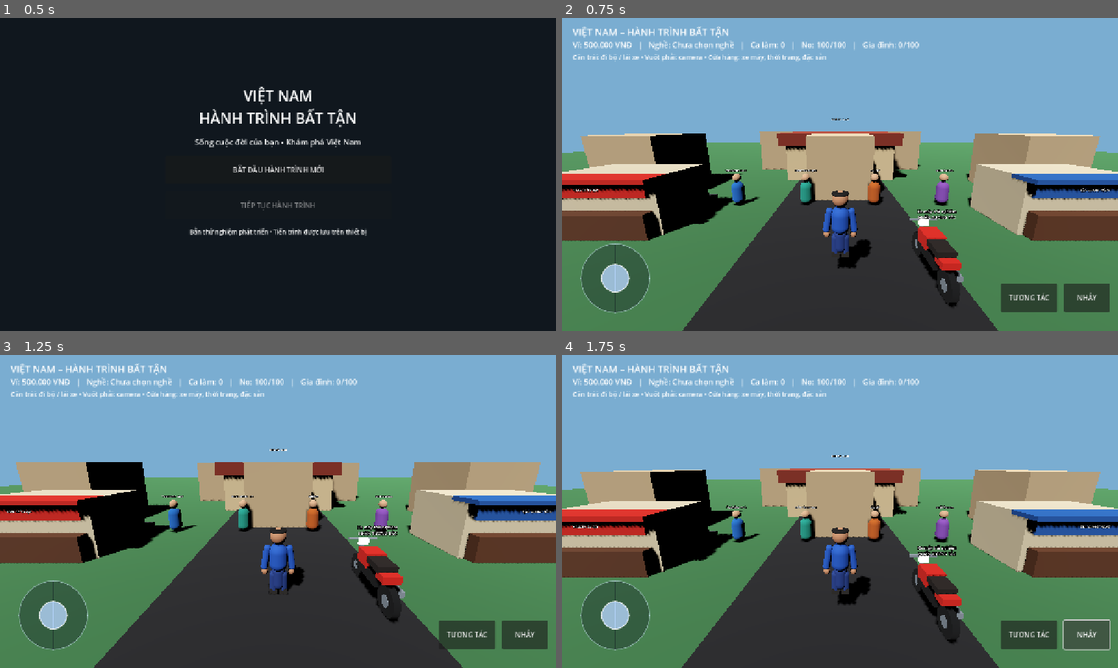
Above: before the commit, frames 1-4 (two rows, left to right).
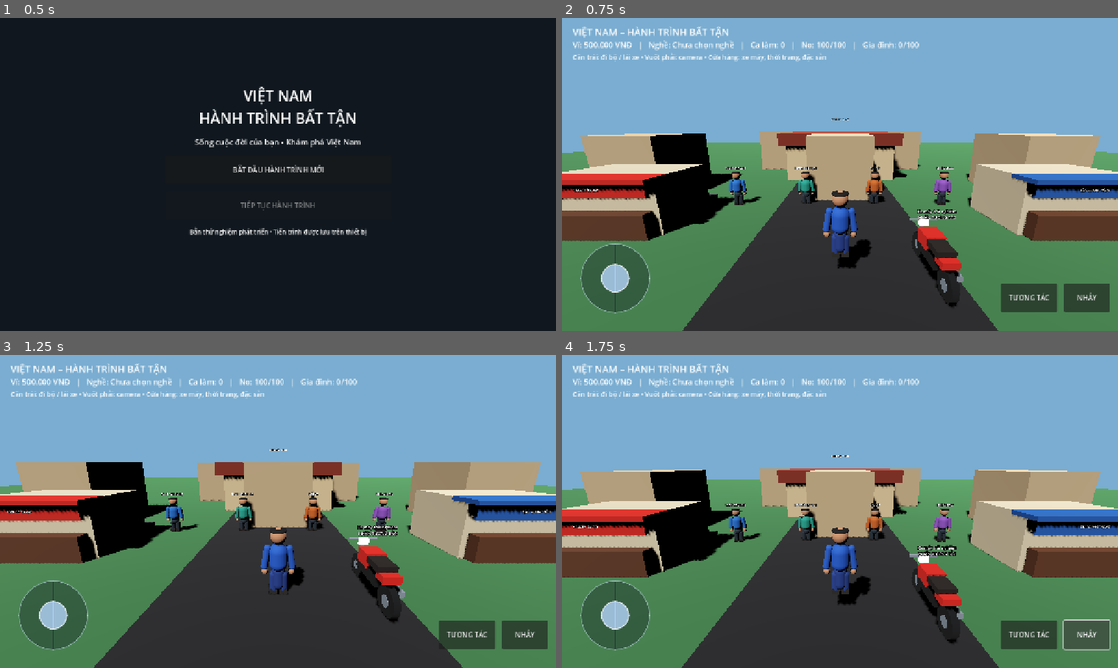
Above: after the commit, the same moments.

Repository: temu838655-dev/Vi-t-Nam-Du-L-ch
Game: Godot game, scene res://scenes/main.tscn
The game is run twice, just before and just after one commit, with the same random seed, the same clock (stepped at 60 frames per second) and the same inputs.
Inputs:
- Up to frame 1 (0.5 s): no input
- Up to frame 2 (0.75 s): click "BẮT ĐẦU HÀNH TRÌNH MỚI" at 0.5 s
- Up to frame 3 (1.25 s): no input
- Up to frame 4 (1.75 s): click "NHẢY" at 1.25 s

Frame 1 is identical in both runs. In frame 2, 1.1% of the frame differs, in the area x 29-71%, y 47-60%; in frame 3, 1.1%; in frame 4, 1.1%.

Commit message:
Upgrade family and town NPCs to modular human character prototypes

Diff:
--- a/Godot/scripts/interactable_npc.gd
+++ b/Godot/scripts/interactable_npc.gd
@@ -13,34 +13,108 @@
 
 func _ready() -> void:
 	add_to_group("interactable")
-	var body_mesh := CapsuleMesh.new()
-	body_mesh.radius = 0.34
-	body_mesh.height = 1.35
-	var body := MeshInstance3D.new()
-	body.mesh = body_mesh
-	body.position.y = 0.72
-	var body_material := StandardMaterial3D.new()
-	body_material.albedo_color = body_color
-	body.material_override = body_material
-	add_child(body)
+	_build_person()
 
+func _build_person() -> void:
+	var skin_color := Color(0.72, 0.49, 0.36)
+	var hair_color := Color(0.055, 0.045, 0.04)
+	var skin := _material(skin_color)
+	var hair := _material(hair_color)
+	var clothes := _material(body_color)
+	var trousers_color := Color(0.12, 0.16, 0.2)
+	if role == "mother":
+		trousers_color = Color(0.22, 0.18, 0.18)
+	elif role == "father":
+		trousers_color = Color(0.1, 0.14, 0.2)
+	var trousers := _material(trousers_color)
+	var shoes := _material(Color(0.12, 0.1, 0.09))
+	var eyes := _material(Color(0.025, 0.02, 0.02))
+
+	_add_capsule("Torso", 0.27, 0.84, Vector3(0, 1.1, 0), clothes)
+	_add_capsule("LeftArm", 0.105, 0.74, Vector3(-0.36, 1.1, 0), clothes).rotation.z = deg_to_rad(-8)
+	_add_capsule("RightArm", 0.105, 0.74, Vector3(0.36, 1.1, 0), clothes).rotation.z = deg_to_rad(8)
+	_add_capsule("LeftHand", 0.085, 0.18, Vector3(-0.37, 0.68, -0.01), skin)
+	_add_capsule("RightHand", 0.085, 0.18, Vector3(0.37, 0.68, -0.01), skin)
+	_add_capsule("HipsAndTrousers", 0.2, 0.4, Vector3(0, 0.62, 0), trousers)
+	_add_capsule("LeftLeg", 0.125, 0.62, Vector3(-0.14, 0.32, 0.01), trousers)
+	_add_capsule("RightLeg", 0.125, 0.62, Vector3(0.14, 0.32, 0.01), trousers)
+	_add_box("LeftShoe", Vector3(-0.14, 0.08, -0.06), Vector3(0.24, 0.14, 0.38), shoes)
+	_add_box("RightShoe", Vector3(0.14, 0.08, -0.06), Vector3(0.24, 0.14, 0.38), shoes)
+
+	var head := MeshInstance3D.new()
 	var head_mesh := SphereMesh.new()
-	head_mesh.radius = 0.23
-	head_mesh.height = 0.46
-	var head := MeshInstance3D.new()
+	head_mesh.radius = 0.225
+	head_mesh.height = 0.45
 	head.mesh = head_mesh
-	head.position.y = 1.62
-	var skin := StandardMaterial3D.new()
-	skin.albedo_color = Color(0.82, 0.62, 0.48)
+	head.position = Vector3(0, 1.76, 0)
 	head.material_override = skin
 	add_child(head)
 
+	var hair_cap := MeshInstance3D.new()
+	var hair_mesh := SphereMesh.new()
+	hair_mesh.radius = 0.24
+	hair_mesh.height = 0.22
+	hair_cap.mesh = hair_mesh
+	hair_cap.scale = Vector3(1.0, 0.55, 1.0)
+	hair_cap.position = Vector3(0, 1.92, 0.015)
+	hair_cap.material_override = hair
+	add_child(hair_cap)
+	if role == "mother":
+		_add_sphere("HairBack", Vector3(0, 1.72, 0.13), Vector3(0.34, 0.42, 0.22), hair)
+		_add_sphere("HairBun", Vector3(0, 1.91, 0.22), Vector3(0.15, 0.16, 0.15), hair)
+
+	for eye_x in [-0.07, 0.07]:
+		_add_sphere("Eye", Vector3(eye_x, 1.77, -0.2), Vector3(0.045, 0.05, 0.025), eyes)
+	_add_sphere("Nose", Vector3(0, 1.72, -0.22), Vector3(0.055, 0.065, 0.06), skin)
+
 	var label := Label3D.new()
 	label.text = display_name
-	label.position.y = 2.05
+	label.position = Vector3(0, 2.18, 0)
 	label.font_size = 26
 	label.billboard = BaseMaterial3D.BILLBOARD_ENABLED
 	add_child(label)
+
+func _material(color: Color) -> StandardMaterial3D:
+	var material := StandardMaterial3D.new()
+	material.albedo_color = color
+	material.roughness = 0.88
+	return material
+
+func _add_capsule(part_name: String, radius: float, height: float, at: Vector3, material: StandardMaterial3D) -> MeshInstance3D:
+	var part := MeshInstance3D.new()
+	part.name = part_name
+	var mesh := CapsuleMesh.new()
+	mesh.radius = radius
+	mesh.height = height
+	part.mesh = mesh
+	part.position = at
+	part.material_override = material
+	add_child(part)
+	return part
+
+func _add_box(part_name: String, at: Vector3, dimensions: Vector3, material: StandardMaterial3D) -> MeshInstance3D:
+	var part := MeshInstance3D.new()
+	part.name = part_name
+	var mesh := BoxMesh.new()
+	mesh.size = dimensions
+	part.mesh = mesh
+	part.position = at
+	part.material_override = material
+	add_child(part)
+	return part
+
+func _add_sphere(part_name: String, at: Vector3, dimensions: Vector3, material: StandardMaterial3D) -> MeshInstance3D:
+	var part := MeshInstance3D.new()
+	part.name = part_name
+	var mesh := SphereMesh.new()
+	mesh.radius = 0.5
+	mesh.height = 1.0
+	part.mesh = mesh
+	part.scale = dimensions
+	part.position = at
+	part.material_override = material
+	add_child(part)
+	return part
 
 func interact() -> String:
 	match role:
